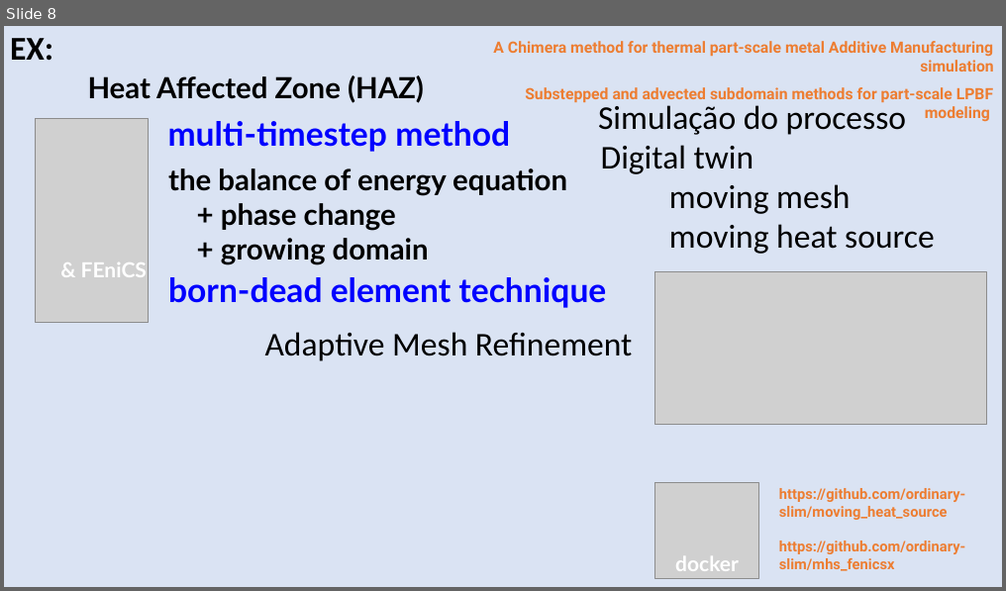
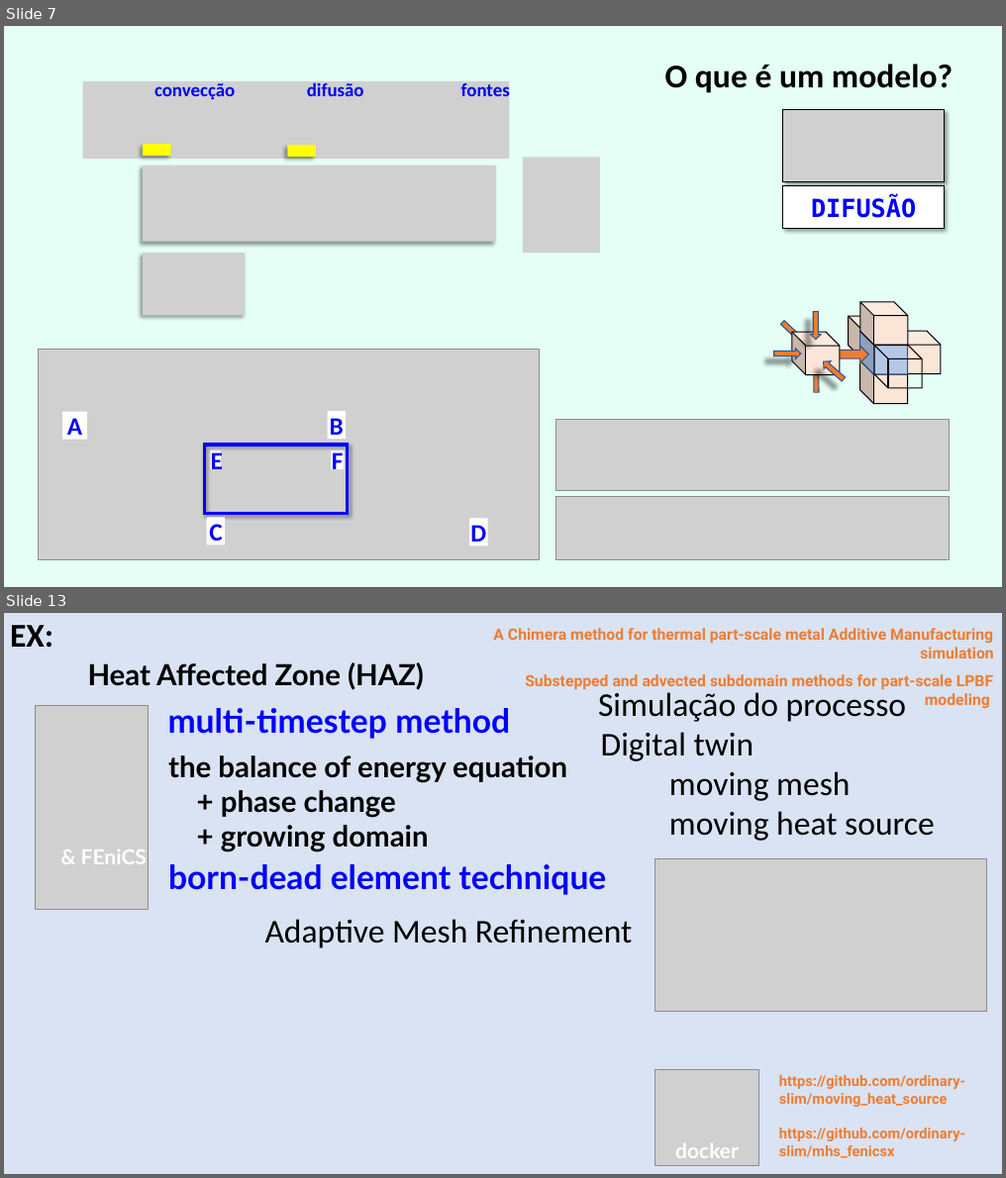
Before and after one commit to grossiRM/AM_FEG, a slide deck: Plano_V02_iii_AM_FEG/d_Topicos Especiais - Introducao a Manufatura Aditiva para Metais.pptx. Shown one above the other, each under a label of ours: slide 8 before the commit, slides 7 and 13 after it; the slides between them are not shown. The pictures are 1006x591 and 1006x1178 pixels, drawn with LibreOffice and Linux fonts; fonts in the diff are those of the drawing; grey boxes stand for pictures. Boxes give left, top, right and bottom in pixels: in the first picture for what was removed or moved away, otherwise in the second. Text is boxed around its words. In the diff, an @@ line names an element or a change of style, - is before the commit and + after.

```diff
--- a/Plano_V02_iii_AM_FEG/d_Topicos Especiais - Introducao a Manufatura Aditiva para Metais.pptx
+++ b/Plano_V02_iii_AM_FEG/d_Topicos Especiais - Introducao a Manufatura Aditiva para Metais.pptx
@@ slide 7 added at [4, 26, 1002, 587], background #FFFFFF @@
@@ rectangle added at [4, 26, 1002, 587], fill #E5FFF6 @@
@@ picture added at [82, 81, 509, 159] @@
@@ text added at [154, 80, 510, 99], 18 pt, text #0000FF, bold @@
+convecção difusão fontes
@@ text added at [665, 64, 952, 93], 32 pt, text #000000, bold @@
+O que é um modelo?
@@ picture added at [783, 110, 945, 182] @@
@@ rectangle added at [143, 144, 171, 157], fill #FFFF00 @@
@@ picture added at [143, 166, 496, 241] @@
@@ rectangle added at [288, 145, 316, 157], fill #FFFF00 @@
@@ picture added at [523, 157, 600, 253] @@
@@ rectangle added at [783, 186, 944, 229], fill #FFFFFF, outline #000000 0.75 pt, 24 pt, text #0000FF, bold @@
+DIFUSÃO
@@ picture added at [143, 253, 245, 316] @@
@@ picture added at [39, 349, 540, 561] @@
@@ group added at [774, 302, 942, 403]: 7 cubes, 6 right arrows @@
@@ rectangle added at [62, 411, 87, 439], fill #FFFFFF, 24 pt, text #0000FF, bold @@
+A
@@ rectangle added at [328, 411, 346, 439], fill #FFFFFF, 24 pt, text #0000FF, bold @@
+B
@@ picture added at [556, 420, 949, 491] @@
@@ rectangle added at [205, 445, 348, 513], outline #0000FF 3 pt @@
@@ rectangle added at [211, 452, 221, 470], fill #FFFFFF, 24 pt, text #0000FF, bold @@
+E
@@ rectangle added at [331, 452, 344, 470], fill #FFFFFF, 24 pt, text #0000FF, bold @@
+F
@@ picture added at [556, 497, 949, 561] @@
@@ rectangle added at [207, 518, 225, 546], fill #FFFFFF, 24 pt, text #0000FF, bold @@
+C
@@ rectangle added at [469, 519, 487, 547], fill #FFFFFF, 24 pt, text #0000FF, bold @@
+D
@@ what was slide 8 is now slide 13 @@
```
Also in this commit, not shown: 9 slides changed, 3 other slides added, 1 slide removed, 4 other files.
